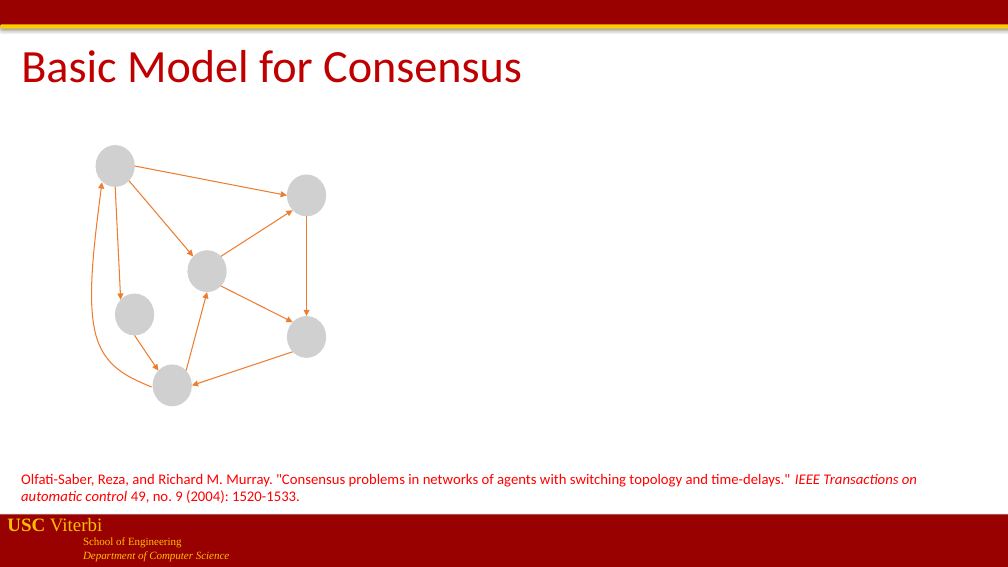
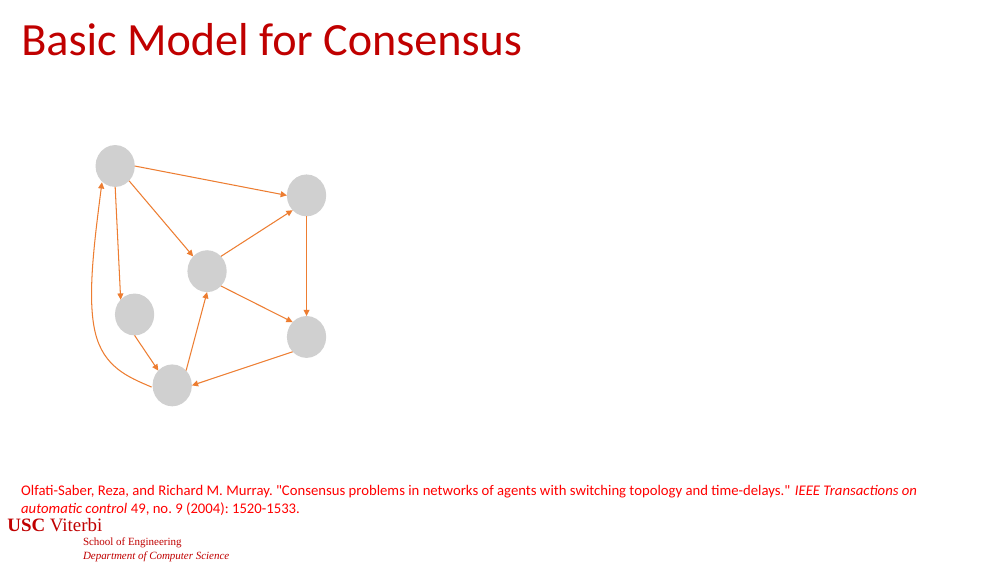
Before and after one commit to jdeshmukh/jdeshmukh.github.io, a slide deck: slide 7 of teaching/cs513slides/lecture13-communication-and-security.pptx. Drawn at 1008x567 pixels with LibreOffice and Linux fonts; fonts in the diff are those of the drawing; grey boxes stand for pictures; background and template pictures are left out. Boxes give left, top, right and bottom in pixels: in the first picture for what was removed or moved away, otherwise in the second. Text is boxed around its words. In the diff, an @@ line names an element or a change of style, - is before the commit and + after.

```diff
--- a/teaching/cs513slides/lecture13-communication-and-security.pptx
+++ b/teaching/cs513slides/lecture13-communication-and-security.pptx
@@ rectangle removed at [0, 0, 1008, 25] @@
@@ rectangle removed at [1, 24, 1008, 29] @@
@@ title "Basic Model for Consensus": place and size @@
-title "Basic Model for Consensus" at [21, 50, 522, 83]
+title "Basic Model for Consensus" at [21, 23, 522, 56]
@@ text "Olfati-Saber, Reza, and Richard M. ...": place and size @@
-text "Olfati-Saber, Reza, and Richard M. ..." at [21, 473, 917, 503]
+text "Olfati-Saber, Reza, and Richard M. ..." at [21, 484, 917, 515]
@@ text "USC Viterbi" at [7, 518, 229, 561]: text colour #FFC000 to #C00000 @@
@@ rectangle removed at [0, 515, 1008, 567] @@
```
Also in this commit, not shown: 65 other slides changed, 2 slides added, 2 slides removed, 4 other files.
